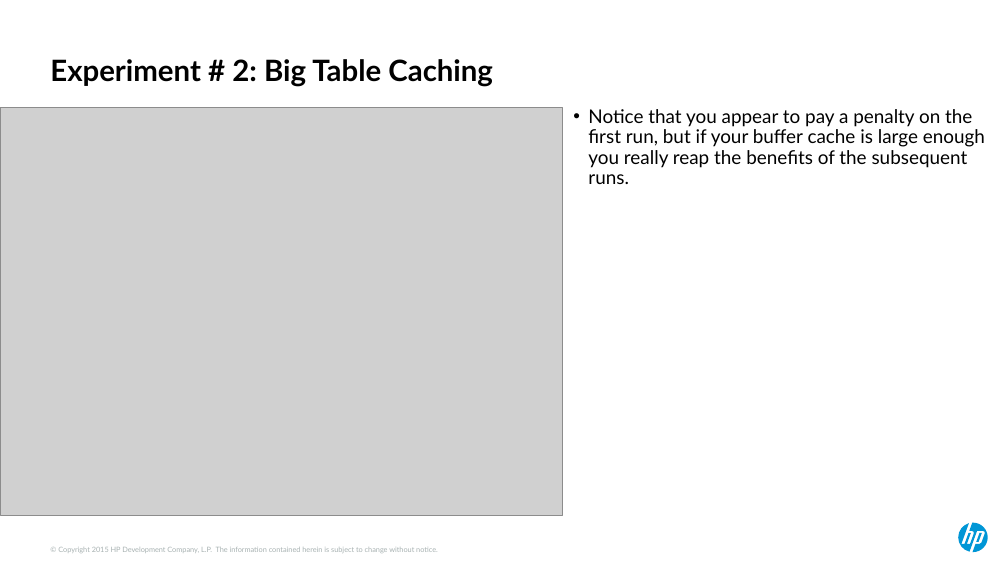
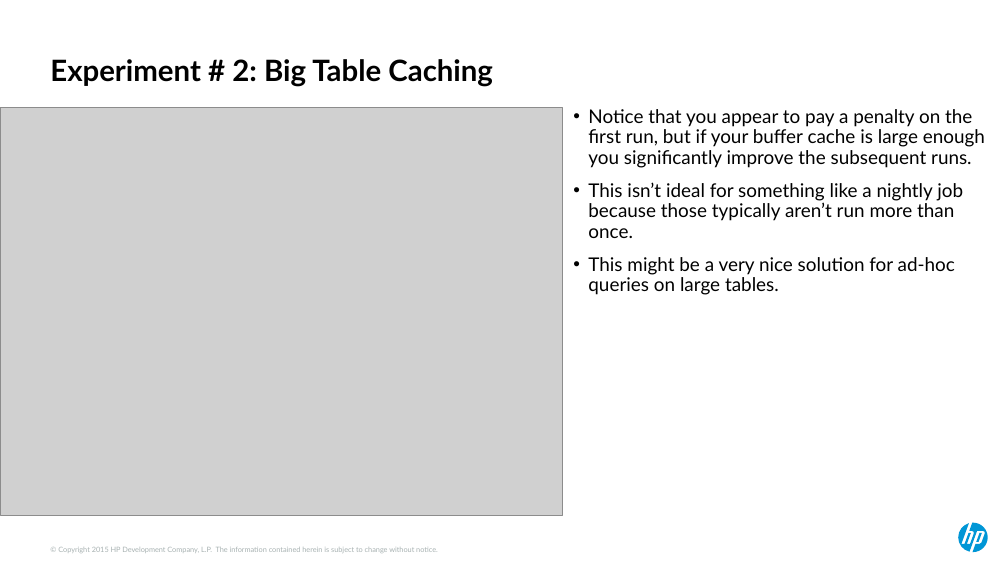
Before and after one commit to ndesilets/Group-13-HP-Big-Data-Analytics, a slide deck: slide 16 of Power Point Files/hotsos_2017 (kirbys inputs).pptx. Drawn at 1008x567 pixels with LibreOffice and Linux fonts; fonts in the diff are those of the drawing; grey boxes stand for pictures. Boxes give left, top, right and bottom in pixels: in the first picture for what was removed or moved away, otherwise in the second. Text is boxed around its words. In the diff, an @@ line names an element or a change of style, - is before the commit and + after.

```diff
--- a/Power Point Files/hotsos_2017 (kirbys inputs).pptx
+++ b/Power Point Files/hotsos_2017 (kirbys inputs).pptx
@@ text at bbox=[588, 109, 985, 295]: text changed @@
-• Notice that you appear to pay a penalty on the first run, but if your buffer cache is large enough you really reap the benefits of the subsequent runs.
+• Notice that you appear to pay a penalty on the first run, but if your buffer cache is large enough you significantly improve the subsequent runs.
+• This isn’t ideal for something like a nightly job because those typically aren’t run more than once.
+• This might be a very nice solution for ad-hoc queries on large tables.
```
Also in this commit, not shown: 8 other slides changed, 1 slide added, 3 other files.
